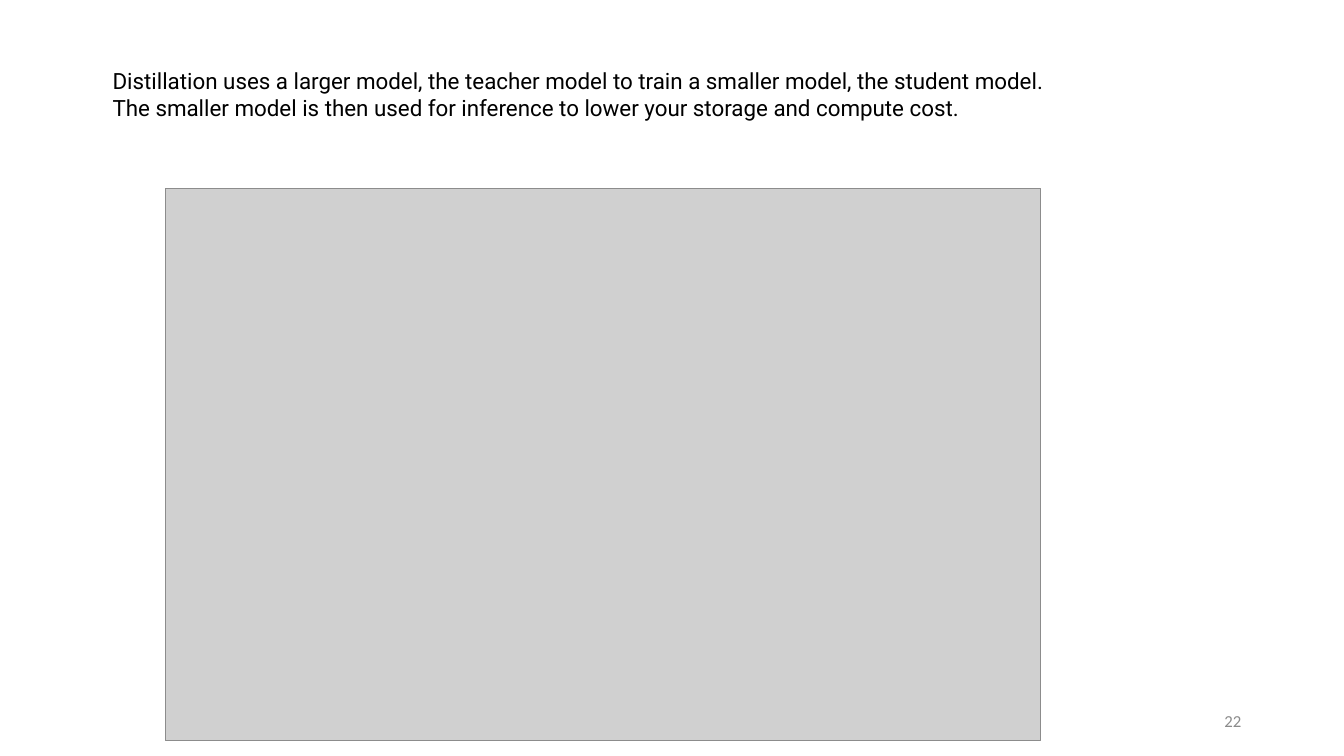
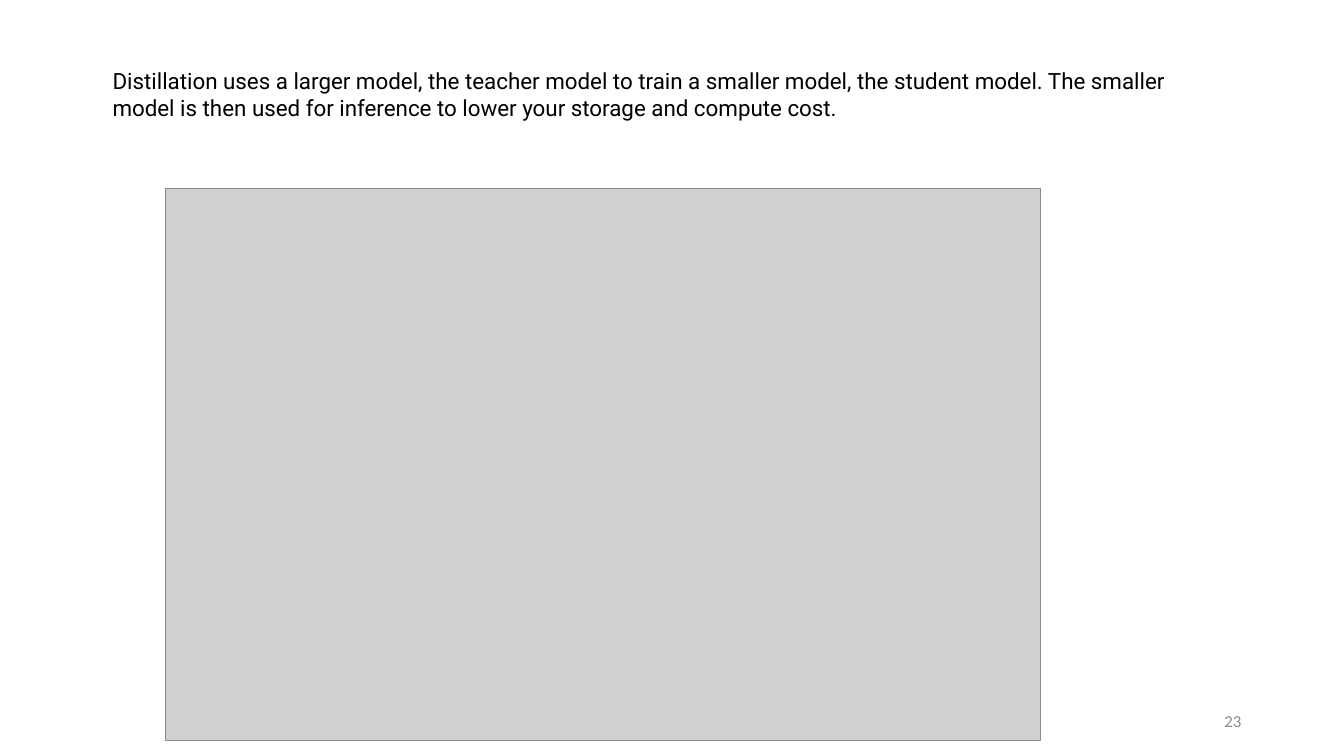
Before and after one commit to motazsaad/NLP-Theresa, a slide deck: slide 23 of slides/LLMs/08 Transfer learning (finetunning).pptx (slide 22 before the commit). Drawn at 1344x756 pixels with LibreOffice and Linux fonts; fonts in the diff are those of the drawing; grey boxes stand for pictures. Boxes give left, top, right and bottom in pixels: in the first picture for what was removed or moved away, otherwise in the second. Text is boxed around its words. In the diff, an @@ line names an element or a change of style, - is before the commit and + after.

```diff
--- a/slides/LLMs/08 Transfer learning (finetunning).pptx
+++ b/slides/LLMs/08 Transfer learning (finetunning).pptx
@@ text "Distillation uses a larger model, ..." rewrapped from <box>113,72,1043,121</box> to <box>113,72,1165,121</box> @@
@@ page number at <box>1224,716,1241,727</box>: text changed @@
-22
+23
```
Also in this commit, not shown: 5 other slides changed, 2 slides added, 1 other file.
